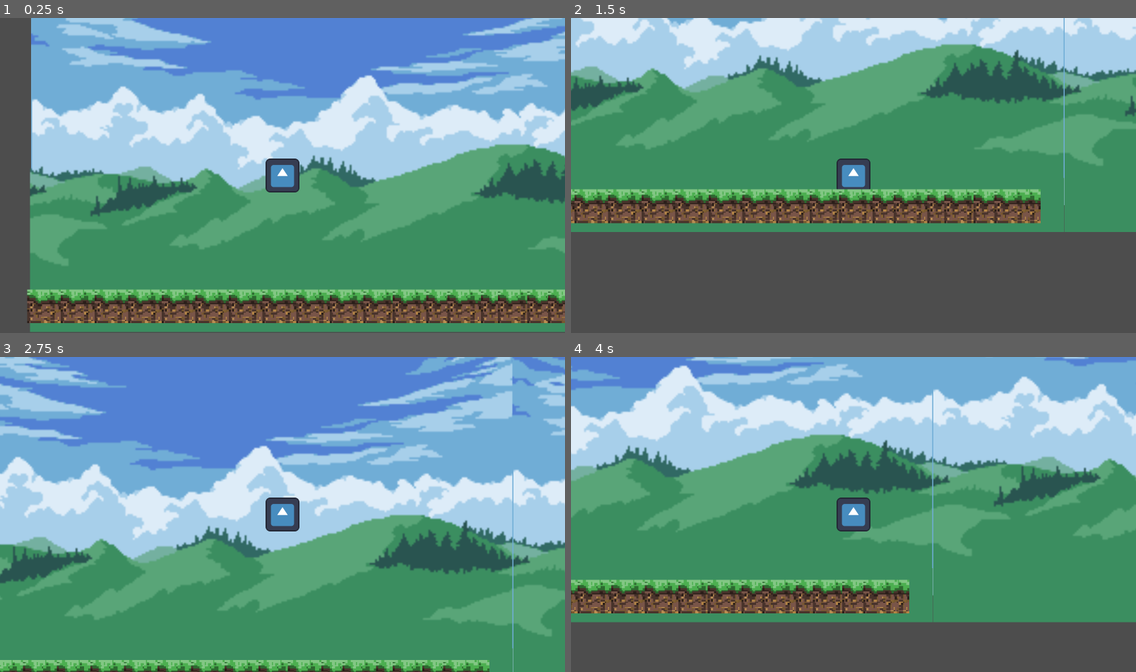
Above: before the commit, frames 1-4 (two rows, left to right).
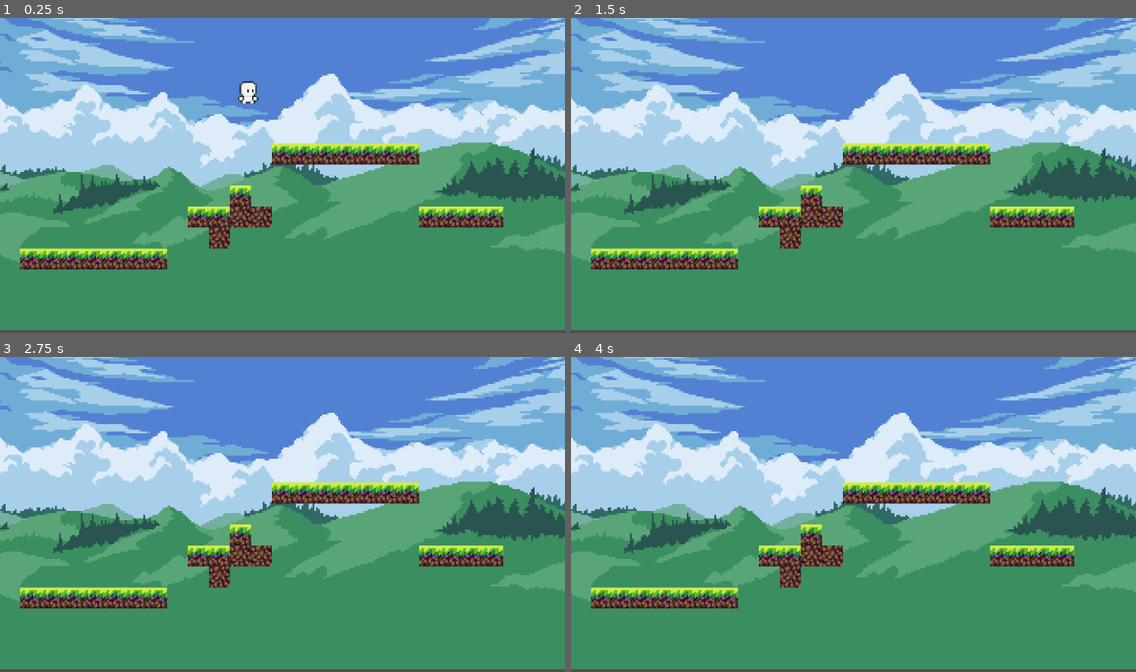
Above: after the commit, the same moments.

Repository: SwiftyProgrammer690/godotgaming
Game: Godot game, scene res://Scenes/Main.tscn
Two runs of this game, one before a commit and one after it. Both use one fixed random seed, a clock stepped at 60 frames per second and the inputs below. The engine's default icon, where the game draws it, is replaced by a stand-in: a white triangle on a blue panel in a dark square.
Inputs:
- Up to frame 1 (0.25 s): no input
- Up to frame 2 (1.5 s): tap Enter (ui_accept) at 0.5, 0.77 s; hold D (right) from 0.53 s (still down)
- Up to frame 3 (2.75 s): tap Enter (ui_accept) at 1.52 s; release D (right) at 2.03 s; hold A (left) from 2.03 s (still down)
- Up to frame 4 (4 s): release A (left) at 2.78 s; hold D (right) from 2.78 s (still down); tap Enter (ui_accept) at 3.02, 3.77 s

The runs differ from the first frame. In frame 1, 52% of the frame differs, in the area x 0-100%, y 0-100%; in frame 2, 93%; in frame 3, 54%; in frame 4, 77%.

Commit message:
good animations and physics

Diff:
--- a/CharacterBody2D.gd
+++ b/CharacterBody2D.gd
@@ -2,26 +2,32 @@
 
 
 const SPEED = 500.0
-const JUMP_VELOCITY = -1000.0
+const JUMP_VELOCITY = -900.0
+@onready var sprite_2d = $Sprite2D
 
 var gravity = ProjectSettings.get_setting("physics/2d/default_gravity")
 
 
 func _physics_process(delta):
-	# Add the gravity.
+	if (velocity.x < 0 || velocity.x > 0):
+		sprite_2d.animation = "running"
+	else:
+		sprite_2d.animation = "default"
+
 	if not is_on_floor():
 		velocity.y += gravity * delta
+		sprite_2d.animation = "jumping"
 
-	# Handle jump.
 	if Input.is_action_just_pressed("ui_accept") and is_on_floor():
 		velocity.y = JUMP_VELOCITY
 
-	# Get the input direction and handle the movement/deceleration.
-	# As good practice, you should replace UI actions with custom gameplay actions.
 	var direction = Input.get_axis("left", "right")
 	if direction:
 		velocity.x = direction * SPEED
 	else:
-		velocity.x = move_toward(velocity.x, 0, SPEED)
+		velocity.x = move_toward(velocity.x, 0, 30)
 
 	move_and_slide()
+
+	var IS_LEFT = velocity.x < 0
+	sprite_2d.flip_h = IS_LEFT
--- a/Scenes/Main.tscn
+++ b/Scenes/Main.tscn
@@ -1,143 +1,205 @@
-[gd_scene load_steps=10 format=3 uid="uid://b0sk2kg1kgla4"]
+[gd_scene load_steps=8 format=3 uid="uid://b0sk2kg1kgla4"]
 
 [ext_resource type="PackedScene" uid="uid://db0mgwf3r3sw8" path="res://Scenes/Player.tscn" id="1_gm6gb"]
-[ext_resource type="Texture2D" uid="uid://bthotuqr0efu" path="res://Assets/pixil-frame-0.png" id="2_6ln60"]
+[ext_resource type="Texture2D" uid="uid://dk1w5jqlv8xht" path="res://Assets/FreeCuteTileset/Tileset.png" id="2_31ccc"]
 [ext_resource type="Texture2D" uid="uid://duhrjix1qe4wn" path="res://Assets/FreeCuteTileset/BG3.png" id="3_7ehv1"]
 [ext_resource type="Texture2D" uid="uid://kr31eo8w7hx4" path="res://Assets/FreeCuteTileset/BG2.png" id="4_dim6g"]
 [ext_resource type="Texture2D" uid="uid://dj6qi7eh0lg1m" path="res://Assets/FreeCuteTileset/BG1.png" id="5_2mci4"]
 
-[sub_resource type="TileSetAtlasSource" id="TileSetAtlasSource_7lf4s"]
-texture = ExtResource("2_6ln60")
-separation = Vector2i(128, 128)
-texture_region_size = Vector2i(128, 128)
+[sub_resource type="TileSetAtlasSource" id="TileSetAtlasSource_1mg31"]
+texture = ExtResource("2_31ccc")
 0:0/0 = 0
+0:0/0/physics_layer_0/linear_velocity = Vector2(0, 0)
+0:0/0/physics_layer_0/angular_velocity = 0.0
+0:0/0/physics_layer_0/polygon_0/points = PackedVector2Array(-8, -8, 8, -8, 8, 8, -8, 8)
 1:0/0 = 0
+1:0/0/physics_layer_0/linear_velocity = Vector2(0, 0)
+1:0/0/physics_layer_0/angular_velocity = 0.0
+1:0/0/physics_layer_0/polygon_0/points = PackedVector2Array(-8, -8, 8, -8, 8, 8, -8, 8)
 2:0/0 = 0
+2:0/0/physics_layer_0/linear_velocity = Vector2(0, 0)
+2:0/0/physics_layer_0/angular_velocity = 0.0
+2:0/0/physics_layer_0/polygon_0/points = PackedVector2Array(-8, -8, 8, -8, 8, 8, -8, 8)
 3:0/0 = 0
+3:0/0/physics_layer_0/linear_velocity = Vector2(0, 0)
+3:0/0/physics_layer_0/angular_velocity = 0.0
+3:0/0/physics_layer_0/polygon_0/points = PackedVector2Array(-8, -8, 8, -8, 8, 8, -8, 8)
 4:0/0 = 0
+4:0/0/physics_layer_0/linear_velocity = Vector2(0, 0)
+4:0/0/physics_layer_0/angular_velocity = 0.0
+4:0/0/physics_layer_0/polygon_0/points = PackedVector2Array(-8, -8, 8, -8, 8, 8, -8, 8)
 5:0/0 = 0
+5:0/0/physics_layer_0/linear_velocity = Vector2(0, 0)
+5:0/0/physics_layer_0/angular_velocity = 0.0
+5:0/0/physics_layer_0/polygon_0/points = PackedVector2Array(-8, -8, 8, -8, 8, 8, -8, 8)
 6:0/0 = 0
+6:0/0/physics_layer_0/linear_velocity = Vector2(0, 0)
+6:0/0/physics_layer_0/angular_velocity = 0.0
+6:0/0/physics_layer_0/polygon_0/points = PackedVector2Array(-8, -8, 8, -8, 8, 8, -8, 8)
 7:0/0 = 0
+7:0/0/physics_layer_0/linear_velocity = Vector2(0, 0)
+7:0/0/physics_layer_0/angular_velocity = 0.0
+7:0/0/physics_layer_0/polygon_0/points = PackedVector2Array(-8, -8, 8, -8, 8, 8, -8, 8)
 0:1/0 = 0
+0:1/0/physics_layer_0/linear_velocity = Vector2(0, 0)
+0:1/0/physics_layer_0/angular_velocity = 0.0
+0:1/0/physics_layer_0/polygon_0/points = PackedVector2Array(-8, -8, 8, -8, 8, 8, -8, 8)
 1:1/0 = 0
+1:1/0/physics_layer_0/linear_velocity = Vector2(0, 0)
+1:1/0/physics_layer_0/angular_velocity = 0.0
+1:1/0/physics_layer_0/polygon_0/points = PackedVector2Array(-8, -8, 8, -8, 8, 8, -8, 8)
 2:1/0 = 0
+2:1/0/physics_layer_0/linear_velocity = Vector2(0, 0)
+2:1/0/physics_layer_0/angular_velocity = 0.0
+2:1/0/physics_layer_0/polygon_0/points = PackedVector2Array(-8, -8, 8, -8, 8, 8, -8, 8)
 3:1/0 = 0
+3:1/0/physics_layer_0/linear_velocity = Vector2(0, 0)
+3:1/0/physics_layer_0/angular_velocity = 0.0
+3:1/0/physics_layer_0/polygon_0/points = PackedVector2Array(-8, -8, 8, -8, 8, 8, -8, 8)
 4:1/0 = 0
+4:1/0/physics_layer_0/linear_velocity = Vector2(0, 0)
+4:1/0/physics_layer_0/angular_velocity = 0.0
+4:1/0/physics_layer_0/polygon_0/points = PackedVector2Array(-8, -8, 8, -8, 8, 8, -8, 8)
 5:1/0 = 0
+5:1/0/physics_layer_0/linear_velocity = Vector2(0, 0)
+5:1/0/physics_layer_0/angular_velocity = 0.0
+5:1/0/physics_layer_0/polygon_0/points = PackedVector2Array(-8, -8, 8, -8, 8, 8, -8, 8)
 6:1/0 = 0
-7:1/0 = 0
+6:1/0/physics_layer_0/linear_velocity = Vector2(0, 0)
+6:1/0/physics_layer_0/angular_velocity = 0.0
+6:1/0/physics_layer_0/polygon_0/points = PackedVector2Array(-8, -8, 8, -8, 8, 8, -8, 8)
 0:2/0 = 0
+0:2/0/physics_layer_0/linear_velocity = Vector2(0, 0)
+0:2/0/physics_layer_0/angular_velocity = 0.0
+0:2/0/physics_layer_0/polygon_0/points = PackedVector2Array(-8, -8, 8, -8, 8, 8, -8, 8)
 1:2/0 = 0
+1:2/0/physics_layer_0/linear_velocity = Vector2(0, 0)
+1:2/0/physics_layer_0/angular_velocity = 0.0
+1:2/0/physics_layer_0/polygon_0/points = PackedVector2Array(-8, -8, 8, -8, 8, 8, -8, 8)
 2:2/0 = 0
+2:2/0/physics_layer_0/linear_velocity = Vector2(0, 0)
+2:2/0/physics_layer_0/angular_velocity = 0.0
+2:2/0/physics_layer_0/polygon_0/points = PackedVector2Array(-8, -8, 8, -8, 8, 8, -8, 8)
 3:2/0 = 0
+3:2/0/physics_layer_0/linear_velocity = Vector2(0, 0)
+3:2/0/physics_layer_0/angular_velocity = 0.0
+3:2/0/physics_layer_0/polygon_0/points = PackedVector2Array(-8, -8, 8, -8, 8, 8, -8, 8)
 4:2/0 = 0
+4:2/0/physics_layer_0/linear_velocity = Vector2(0, 0)
+4:2/0/physics_layer_0/angular_velocity = 0.0
+4:2/0/physics_layer_0/polygon_0/points = PackedVector2Array(-8, -8, 8, -8, 8, 8, -8, 8)
 5:2/0 = 0
-6:2/0 = 0
-7:2/0 = 0
+5:2/0/physics_layer_0/linear_velocity = Vector2(0, 0)
+5:2/0/physics_layer_0/angular_velocity = 0.0
+5:2/0/physics_layer_0/polygon_0/points = PackedVector2Array(-8, -8, 8, -8, 8, 8, -8, 8)
 0:3/0 = 0
+0:3/0/physics_layer_0/linear_velocity = Vector2(0, 0)
+0:3/0/physics_layer_0/angular_velocity = 0.0
 1:3/0 = 0
+1:3/0/physics_layer_0/linear_velocity = Vector2(0, 0)
+1:3/0/physics_layer_0/angular_velocity = 0.0
 2:3/0 = 0
+2:3/0/physics_layer_0/linear_velocity = Vector2(0, 0)
+2:3/0/physics_layer_0/angular_velocity = 0.0
 3:3/0 = 0
+3:3/0/physics_layer_0/linear_velocity = Vector2(0, 0)
+3:3/0/physics_layer_0/angular_velocity = 0.0
+3:3/0/physics_layer_0/polygon_0/points = PackedVector2Array(-8, -8, 8, -8, 8, 8, -8, 8)
 4:3/0 = 0
+4:3/0/physics_layer_0/linear_velocity = Vector2(0, 0)
+4:3/0/physics_layer_0/angular_velocity = 0.0
+4:3/0/physics_layer_0/polygon_0/points = PackedVector2Array(-8, -8, 8, -8, 8, 8, -8, 8)
 5:3/0 = 0
+5:3/0/physics_layer_0/linear_velocity = Vector2(0, 0)
+5:3/0/physics_layer_0/angular_velocity = 0.0
+5:3/0/physics_layer_0/polygon_0/points = PackedVector2Array(-8, -8, 8, -8, 8, 8, -8, 8)
 6:3/0 = 0
+6:3/0/physics_layer_0/linear_velocity = Vector2(0, 0)
+6:3/0/physics_layer_0/angular_velocity = 0.0
+6:3/0/physics_layer_0/polygon_0/points = PackedVector2Array(-8, -8, 8, -8, 8, 8, -8, 8)
 7:3/0 = 0
+7:3/0/physics_layer_0/linear_velocity = Vector2(0, 0)
+7:3/0/physics_layer_0/angular_velocity = 0.0
+7:3/0/physics_layer_0/polygon_0/points = PackedVector2Array(-8, -8, 8, -8, 8, 8, -8, 8)
 0:4/0 = 0
+0:4/0/physics_layer_0/linear_velocity = Vector2(0, 0)
+0:4/0/physics_layer_0/angular_velocity = 0.0
 1:4/0 = 0
+1:4/0/physics_layer_0/linear_velocity = Vector2(0, 0)
+1:4/0/physics_layer_0/angular_velocity = 0.0
 2:4/0 = 0
+2:4/0/physics_layer_0/linear_velocity = Vector2(0, 0)
+2:4/0/physics_layer_0/angular_velocity = 0.0
 3:4/0 = 0
+3:4/0/physics_layer_0/linear_velocity = Vector2(0, 0)
+3:4/0/physics_layer_0/angular_velocity = 0.0
+3:4/0/physics_layer_0/polygon_0/points = PackedVector2Array(-8, -8, 8, -8, 8, 8, -8, 8)
 4:4/0 = 0
+4:4/0/physics_layer_0/linear_velocity = Vector2(0, 0)
+4:4/0/physics_layer_0/angular_velocity = 0.0
+4:4/0/physics_layer_0/polygon_0/points = PackedVector2Array(-8, -8, 8, -8, 8, 8, -8, 8)
 5:4/0 = 0
+5:4/0/physics_layer_0/linear_velocity = Vector2(0, 0)
+5:4/0/physics_layer_0/angular_velocity = 0.0
+5:4/0/physics_layer_0/polygon_0/points = PackedVector2Array(-8, -8, 8, -8, 8, 8, -8, 8)
 6:4/0 = 0
+6:4/0/physics_layer_0/linear_velocity = Vector2(0, 0)
+6:4/0/physics_layer_0/angular_velocity = 0.0
+6:4/0/physics_layer_0/polygon_0/points = PackedVector2Array(-8, -8, 8, -8, 8, 8, -8, 8)
 7:4/0 = 0
+7:4/0/physics_layer_0/linear_velocity = Vector2(0, 0)
+7:4/0/physics_layer_0/angular_velocity = 0.0
+7:4/0/physics_layer_0/polygon_0/points = PackedVector2Array(-8, -8, 8, -8, 8, 8, -8, 8)
 0:5/0 = 0
+0:5/0/physics_layer_0/linear_velocity = Vector2(0, 0)
+0:5/0/physics_layer_0/angular_velocity = 0.0
 1:5/0 = 0
+1:5/0/physics_layer_0/linear_velocity = Vector2(0, 0)
+1:5/0/physics_layer_0/angular_velocity = 0.0
 2:5/0 = 0
+2:5/0/physics_layer_0/linear_velocity = Vector2(0, 0)
+2:5/0/physics_layer_0/angular_velocity = 0.0
 3:5/0 = 0
+3:5/0/physics_layer_0/linear_velocity = Vector2(0, 0)
+3:5/0/physics_layer_0/angular_velocity = 0.0
+3:5/0/physics_layer_0/polygon_0/points = PackedVector2Array(-8, -8, 8, -8, 8, 8, -8, 8)
 4:5/0 = 0
-5:5/0 = 0
-6:5/0 = 0
-7:5/0 = 0
-0:6/0 = 0
-1:6/0 = 0
-2:6/0 = 0
-3:6/0 = 0
-4:6/0 = 0
-5:6/0 = 0
-6:6/0 = 0
-7:6/0 = 0
-0:7/0 = 0
-1:7/0 = 0
-2:7/0 = 0
-3:7/0 = 0
-4:7/0 = 0
-5:7/0 = 0
-6:7/0 = 0
-7:7/0 = 0
-
-[sub_resource type="TileSet" id="TileSet_gk4qh"]
-sources/0 = SubResource("TileSetAtlasSource_7lf4s")
-
-[sub_resource type="RectangleShape2D" id="RectangleShape2D_sa4yp"]
-size = Vector2(248, 1237)
-
-[sub_resource type="RectangleShape2D" id="RectangleShape2D_04aqc"]
-size = Vector2(2152, 158)
+4:5/0/physics_layer_0/linear_velocity = Vector2(0, 0)
+4:5/0/physics_layer_0/angular_velocity = 0.0
+4:5/0/physics_layer_0/polygon_0/points = PackedVector2Array(-8, -8, 8, -8, 8, 8, -8, 8)
+
+[sub_resource type="TileSet" id="TileSet_ewcvf"]
+physics_layer_0/collision_layer = 1
+sources/0 = SubResource("TileSetAtlasSource_1mg31")
 
 [node name="Node2D" type="Node2D"]
 
-[node name="CharacterBody2D" parent="." instance=ExtResource("1_gm6gb")]
-position = Vector2(962, 597)
-
-[node name="TileMap" type="TileMap" parent="."]
-position = Vector2(-2, -32)
-tile_set = SubResource("TileSet_gk4qh")
-rendering_quadrant_size = 128
-format = 2
-layer_0/tile_data = PackedInt32Array(4718595, 0, 0, 4718603, 0, 0, 4718611, 0, 0, 4718619, 0, 0, 4718627, 0, 0, 4718635, 0, 0, 4718643, 0, 0, 4718651, 0, 0, 4718659, 0, 0, 4718667, 0, 0, 4718675, 0, 0, 4718682, 0, 0, 4718690, 0, 0, 4718695, 0, 0, 4718703, 0, 0, 4718707, 0, 0, 4718714, 0, 0, 4718719, 0, 0, 4718722, 0, 0)
+[node name="Player" parent="." instance=ExtResource("1_gm6gb")]
+position = Vector2(942, 206)
 
 [node name="Sprite2D2" type="Sprite2D" parent="."]
 show_behind_parent = true
-position = Vector2(1120, 554)
+texture_filter = 1
+position = Vector2(1092, 517)
 scale = Vector2(7, 7)
 texture = ExtResource("3_7ehv1")
 
 [node name="Sprite2D3" type="Sprite2D" parent="Sprite2D2"]
 show_behind_parent = true
+texture_filter = 1
 position = Vector2(1.14285, -14.5714)
 texture = ExtResource("4_dim6g")
 
 [node name="Sprite2D" type="Sprite2D" parent="Sprite2D2/Sprite2D3"]
 show_behind_parent = true
-position = Vector2(-0.571381, -14.8571)
+texture_filter = 1
+position = Vector2(-0.571433, 0.285678)
 texture = ExtResource("5_2mci4")
 
-[node name="Sprite2D3" type="Sprite2D" parent="."]
-show_behind_parent = true
-position = Vector2(3361, 554)
-scale = Vector2(7, 7)
-texture = ExtResource("3_7ehv1")
-
-[node name="Sprite2D3" type="Sprite2D" parent="Sprite2D3"]
-show_behind_parent = true
-position = Vector2(-1.52588e-05, -14.5714)
-texture = ExtResource("4_dim6g")
-
-[node name="Sprite2D" type="Sprite2D" parent="Sprite2D3/Sprite2D3"]
-show_behind_parent = true
-position = Vector2(-0.571381, -14.8571)
-texture = ExtResource("5_2mci4")
-
-[node name="Border" type="StaticBody2D" parent="."]
-
-[node name="CollisionShape2D" type="CollisionShape2D" parent="Border"]
-position = Vector2(-114, 608.5)
-shape = SubResource("RectangleShape2D_sa4yp")
-
-[node name="CollisionShape2D2" type="CollisionShape2D" parent="Border"]
-position = Vector2(2268, 611)
-shape = SubResource("RectangleShape2D_sa4yp")
-
-[node name="CollisionShape2D3" type="CollisionShape2D" parent="Border"]
-position = Vector2(1082, 1149)
-shape = SubResource("RectangleShape2D_04aqc")
+[node name="TileMap" type="TileMap" parent="."]
+texture_filter = 1
+position = Vector2(-4, -2)
+scale = Vector2(5, 5)
+tile_set = SubResource("TileSet_ewcvf")
+format = 2
+layer_0/tile_data = PackedInt32Array(720897, 65536, 0, 720898, 65536, 0, 720899, 65536, 0, 720900, 65536, 0, 720901, 65536, 0, 720902, 65536, 0, 720903, 65536, 0, 393229, 65536, 0, 393230, 65536, 0, 393231, 65536, 0, 393232, 65536, 0, 393233, 65536, 0, 393234, 65536, 0, 393235, 65536, 0, 589844, 65536, 0, 589845, 65536, 0, 589846, 65536, 0, 589847, 65536, 0, 589833, 65536, 0, 589834, 65536, 0, 524299, 65536, 0, 589835, 327680, 0, 589836, 327680, 0, 655370, 327680, 0)
--- a/Scenes/Player.tscn
+++ b/Scenes/Player.tscn
@@ -1,19 +1,133 @@
-[gd_scene load_steps=4 format=3 uid="uid://db0mgwf3r3sw8"]
+[gd_scene load_steps=20 format=3 uid="uid://db0mgwf3r3sw8"]
 
 [ext_resource type="Script" path="res://CharacterBody2D.gd" id="1_wo34p"]
-[ext_resource type="Texture2D" uid="uid://q066klwb1pa6" path="res://icon.svg" id="2_l04s4"]
+[ext_resource type="Texture2D" uid="uid://266un7rknbsb" path="res://Assets/idle.png" id="2_njt20"]
+[ext_resource type="Texture2D" uid="uid://c2ajch68r3hy0" path="res://Assets/jump.png" id="3_cfme6"]
+[ext_resource type="Texture2D" uid="uid://cisjf52txqa4q" path="res://Assets/walk.png" id="4_gxi0g"]
+
+[sub_resource type="AtlasTexture" id="AtlasTexture_5ayd7"]
+atlas = ExtResource("2_njt20")
+region = Rect2(32, 32, 16, 16)
+
+[sub_resource type="AtlasTexture" id="AtlasTexture_u5vry"]
+atlas = ExtResource("2_njt20")
+region = Rect2(112, 32, 16, 16)
+
+[sub_resource type="AtlasTexture" id="AtlasTexture_017hr"]
+atlas = ExtResource("2_njt20")
+region = Rect2(192, 32, 16, 16)
+
+[sub_resource type="AtlasTexture" id="AtlasTexture_hs4d0"]
+atlas = ExtResource("2_njt20")
+region = Rect2(272, 32, 16, 16)
+
+[sub_resource type="AtlasTexture" id="AtlasTexture_5aqvn"]
+atlas = ExtResource("3_cfme6")
+region = Rect2(432, 32, 16, 16)
+
+[sub_resource type="AtlasTexture" id="AtlasTexture_67n3w"]
+atlas = ExtResource("4_gxi0g")
+region = Rect2(32, 32, 16, 16)
+
+[sub_resource type="AtlasTexture" id="AtlasTexture_euao6"]
+atlas = ExtResource("4_gxi0g")
+region = Rect2(112, 32, 16, 16)
+
+[sub_resource type="AtlasTexture" id="AtlasTexture_smtsh"]
+atlas = ExtResource("4_gxi0g")
+region = Rect2(192, 32, 16, 16)
+
+[sub_resource type="AtlasTexture" id="AtlasTexture_uyaw2"]
+atlas = ExtResource("4_gxi0g")
+region = Rect2(272, 32, 16, 16)
+
+[sub_resource type="AtlasTexture" id="AtlasTexture_hek37"]
+atlas = ExtResource("4_gxi0g")
+region = Rect2(352, 32, 16, 16)
+
+[sub_resource type="AtlasTexture" id="AtlasTexture_ytufg"]
+atlas = ExtResource("4_gxi0g")
+region = Rect2(432, 32, 16, 16)
+
+[sub_resource type="AtlasTexture" id="AtlasTexture_utm4g"]
+atlas = ExtResource("4_gxi0g")
+region = Rect2(512, 32, 16, 16)
+
+[sub_resource type="AtlasTexture" id="AtlasTexture_7gdt1"]
+atlas = ExtResource("4_gxi0g")
+region = Rect2(592, 32, 16, 16)
+
+[sub_resource type="SpriteFrames" id="SpriteFrames_f2363"]
+animations = [{
+"frames": [{
+"duration": 1.0,
+"texture": SubResource("AtlasTexture_5ayd7")
+}, {
+"duration": 1.0,
+"texture": SubResource("AtlasTexture_u5vry")
+}, {
+"duration": 1.0,
+"texture": SubResource("AtlasTexture_017hr")
+}, {
+"duration": 1.0,
+"texture": SubResource("AtlasTexture_hs4d0")
+}],
+"loop": true,
+"name": &"default",
+"speed": 9.0
+}, {
+"frames": [{
+"duration": 1.0,
+"texture": SubResource("AtlasTexture_5aqvn")
+}],
+"loop": true,
+"name": &"jumping",
+"speed": 13.0
+}, {
+"frames": [{
+"duration": 1.0,
+"texture": SubResource("AtlasTexture_67n3w")
+}, {
+"duration": 1.0,
+"texture": SubResource("AtlasTexture_euao6")
+}, {
+"duration": 1.0,
+"texture": SubResource("AtlasTexture_smtsh")
+}, {
+"duration": 1.0,
+"texture": SubResource("AtlasTexture_uyaw2")
+}, {
+"duration": 1.0,
+"texture": SubResource("AtlasTexture_hek37")
+}, {
+"duration": 1.0,
+"texture": SubResource("AtlasTexture_ytufg")
+}, {
+"duration": 1.0,
+"texture": SubResource("AtlasTexture_utm4g")
+}, {
+"duration": 1.0,
+"texture": SubResource("AtlasTexture_7gdt1")
+}],
+"loop": true,
+"name": &"running",
+"speed": 14.0
+}]
 
 [sub_resource type="RectangleShape2D" id="RectangleShape2D_i442q"]
-size = Vector2(117, 122)
+size = Vector2(58, 81)
 
-[node name="CharacterBody2D" type="CharacterBody2D"]
+[node name="Player" type="CharacterBody2D"]
 script = ExtResource("1_wo34p")
 
-[node name="Camera2D" type="Camera2D" parent="."]
-
-[node name="Sprite2D" type="Sprite2D" parent="."]
-texture = ExtResource("2_l04s4")
+[node name="Sprite2D" type="AnimatedSprite2D" parent="."]
+texture_filter = 1
+scale = Vector2(6, 6)
+sprite_frames = SubResource("SpriteFrames_f2363")
+animation = &"jumping"
+autoplay = "default"
+frame_progress = 0.703975
 
 [node name="CollisionShape2D" type="CollisionShape2D" parent="."]
-position = Vector2(-1.5, -2)
+position = Vector2(5, 2.5)
 shape = SubResource("RectangleShape2D_i442q")
--- a/project.godot
+++ b/project.godot
@@ -65,6 +65,10 @@
 ]
 }
 
+[physics]
+
+2d/default_gravity=2500.0
+
 [rendering]
 
 renderer/rendering_method="gl_compatibility"
Not shown, changed: Assets/jump.png.import
Binary file removed: Assets/pixil-frame-0.png
Not shown, removed: Assets/pixil-frame-0.png.import
Binary file removed: Assets/run.png
Binary file added: Assets/walk.png
Not shown, changed: Assets/walk.png.import
Not shown, changed: Assets/.DS_Store
